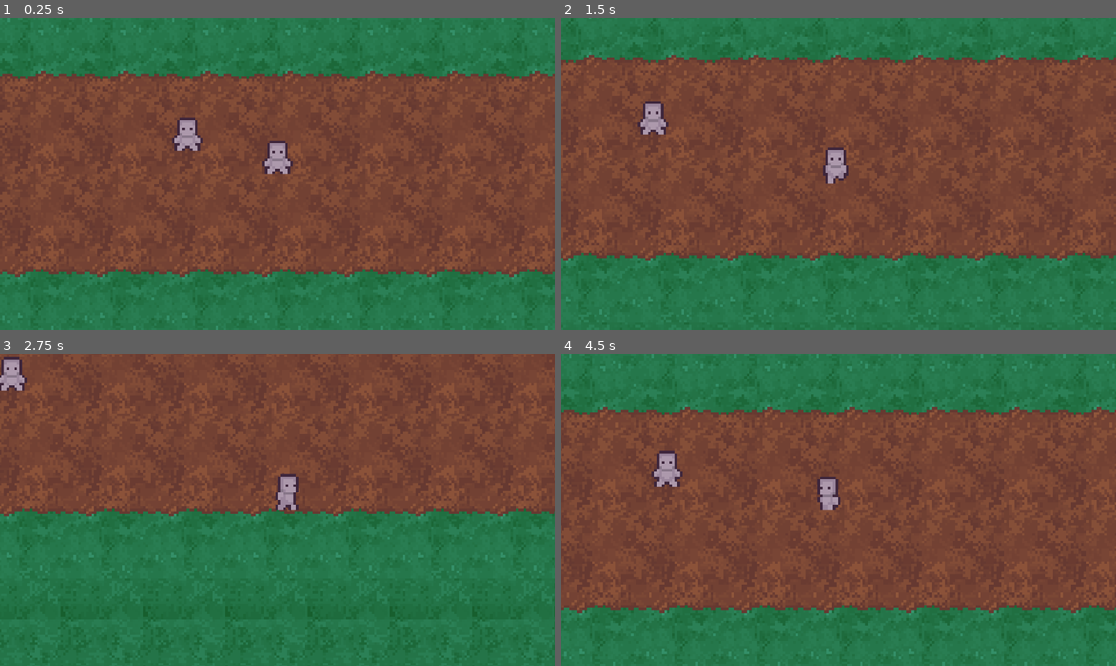
Above: before the commit, frames 1-4 (two rows, left to right).
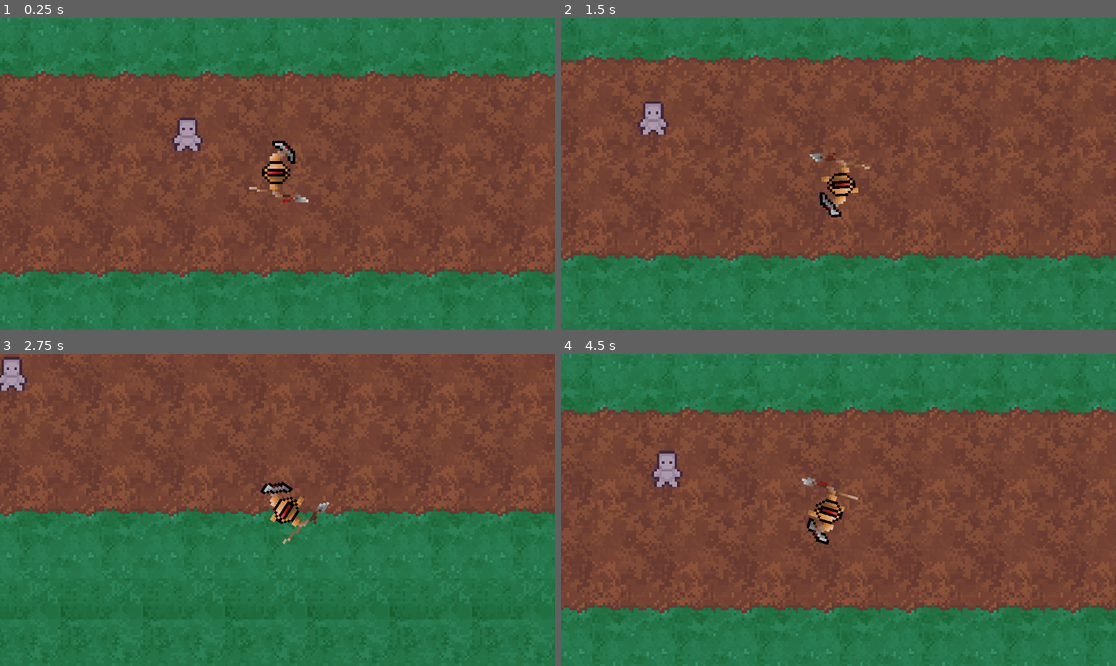
Above: after the commit, the same moments.

Repository: BDesro/Pantheon-CHP
Game: Godot game, scene res://scenes/game_scene.tscn
Two runs of this game, one before a commit and one after it. Both use one fixed random seed, a clock stepped at 60 frames per second and the inputs below.
Inputs (mouse positions are in pixels of both pictures, inside the frame that each line leads up to):
- Up to frame 1 (0.25 s): no input
- Up to frame 2 (1.5 s): move the mouse to (960, 158) at 0.52 s; hold D (move_right) 0.53-1.28 s; tap Q (all_in_ability) at 0.6 s; click (960, 158) at 0.67 s; move the mouse to (727, 189) at 1.27 s; hold S (move_down, bound only before the commit) from 1.28 s (still down); tap Space (dash_dodge) at 1.35 s; click (727, 189) at 1.42 s
- Up to frame 3 (2.75 s): move the mouse to (333, 441) at 2.02 s; release S (move_down, bound only before the commit) at 2.03 s; hold D (move_right) from 2.03 s (still down); tap E (defense_ability) at 2.1 s; click (333, 441) at 2.17 s
- Up to frame 4 (4.5 s): move the mouse to (810, 572) at 2.77 s; release D (move_right) at 2.78 s; hold W (move_up, bound only before the commit) 2.78-3.53 s; tap Shift (offense_ability) at 2.85 s; click (810, 572) at 2.92 s; move the mouse to (1005, 556) at 3.52 s; hold A (move_left) from 3.53 s (still down); click (1005, 556) at 3.6 s; move the mouse to (672, 463) at 4.27 s; right-click (672, 463) at 4.35 s; click (672, 463) at 4.42 s

The runs differ from the first frame. In frame 1, 0.7% of the frame differs, in the area x 44-56%, y 39-60%; in frame 2, 1.0%, in the area x 44-56%, y 41-64%; in frame 3, 0.9%; in frame 4, 0.9%.

Commit message:
Added Soldier Idle and Walk Animations, integrated them
Overrode Character script for Soldier

Updated Player.gd to properly follow user input regarding Soldier (and subsequent Characters)

Diff:
--- a/project.godot
+++ b/project.godot
@@ -34,13 +34,13 @@
 , Object(InputEventKey,"resource_local_to_scene":false,"resource_name":"","device":-1,"window_id":0,"alt_pressed":false …(186 unchanged characters)…
 ]
 }
-move_up={
+move_forward={
 "deadzone": 0.5,
 "events": [Object(InputEventKey,"resource_local_to_scene":false,"resource_name":"","device":-1,"window_id":0,"alt_press …(192 unchanged characters)…
 , Object(InputEventKey,"resource_local_to_scene":false,"resource_name":"","device":-1,"window_id":0,"alt_pressed":false …(186 unchanged characters)…
 ]
 }
-move_down={
+move_backward={
 "deadzone": 0.5,
 "events": [Object(InputEventKey,"resource_local_to_scene":false,"resource_name":"","device":-1,"window_id":0,"alt_press …(192 unchanged characters)…
 , Object(InputEventKey,"resource_local_to_scene":false,"resource_name":"","device":-1,"window_id":0,"alt_pressed":false …(186 unchanged characters)…
--- a/scenes/Characters/Character.tscn
+++ b/scenes/Characters/Character.tscn
@@ -150,11 +150,11 @@
 height = 14.0
 
 [sub_resource type="CapsuleShape2D" id="CapsuleShape2D_ykg02"]
-radius = 4.0
-height = 14.0
+radius = 9.52381
+height = 30.4762
 
 [sub_resource type="RectangleShape2D" id="RectangleShape2D_xefnp"]
-size = Vector2(16, 6)
+size = Vector2(6.90095, 3.88999)
 
 [node name="Character" type="CharacterBody2D"]
 script = ExtResource("1_ak385")
--- /dev/null
+++ b/scenes/characters/soldier.gd
@@ -0,0 +1,11 @@
+extends Character
+class_name Soldier
+
+func _process(_delta):
+	handle_animations()
+
+func handle_animations():
+	if velocity.x != 0 or velocity.y != 0:
+		sprite.play("walk")
+	else:
+		sprite.play("idle")
--- a/scenes/characters/soldier.tscn
+++ b/scenes/characters/soldier.tscn
@@ -1,5 +1,115 @@
-[gd_scene load_steps=2 format=3 uid="uid://bknghk8cirprn"]
+[gd_scene load_steps=16 format=3 uid="uid://bknghk8cirprn"]
 
 [ext_resource type="PackedScene" uid="uid://b8t51qj22uqqy" path="res://scenes/characters/character.tscn" id="1_xnsdv"]
+[ext_resource type="Script" path="res://scenes/characters/soldier.gd" id="2_vhpbb"]
+[ext_resource type="Texture2D" uid="uid://ddlexxqbx2qk6" path="res://assets/Pantheon_Soldier.png" id="3_sl41k"]
+
+[sub_resource type="AtlasTexture" id="AtlasTexture_ytu6a"]
+atlas = ExtResource("3_sl41k")
+region = Rect2(0, 0, 32, 32)
+
+[sub_resource type="AtlasTexture" id="AtlasTexture_8j8li"]
+atlas = ExtResource("3_sl41k")
+region = Rect2(32, 0, 32, 32)
+
+[sub_resource type="AtlasTexture" id="AtlasTexture_yvqjf"]
+atlas = ExtResource("3_sl41k")
+region = Rect2(64, 0, 32, 32)
+
+[sub_resource type="AtlasTexture" id="AtlasTexture_8648j"]
+atlas = ExtResource("3_sl41k")
+region = Rect2(96, 0, 32, 32)
+
+[sub_resource type="AtlasTexture" id="AtlasTexture_pc3ju"]
+atlas = ExtResource("3_sl41k")
+region = Rect2(0, 32, 32, 32)
+
+[sub_resource type="AtlasTexture" id="AtlasTexture_q33kw"]
+atlas = ExtResource("3_sl41k")
+region = Rect2(32, 32, 32, 32)
+
+[sub_resource type="AtlasTexture" id="AtlasTexture_k3jqy"]
+atlas = ExtResource("3_sl41k")
+region = Rect2(64, 32, 32, 32)
+
+[sub_resource type="AtlasTexture" id="AtlasTexture_t7mev"]
+atlas = ExtResource("3_sl41k")
+region = Rect2(96, 32, 32, 32)
+
+[sub_resource type="AtlasTexture" id="AtlasTexture_okmdg"]
+atlas = ExtResource("3_sl41k")
+region = Rect2(0, 64, 32, 32)
+
+[sub_resource type="AtlasTexture" id="AtlasTexture_diyql"]
+atlas = ExtResource("3_sl41k")
+region = Rect2(32, 64, 32, 32)
+
+[sub_resource type="SpriteFrames" id="SpriteFrames_a2u5u"]
+animations = [{
+"frames": [{
+"duration": 1.0,
+"texture": SubResource("AtlasTexture_ytu6a")
+}, {
+"duration": 1.0,
+"texture": SubResource("AtlasTexture_8j8li")
+}, {
+"duration": 1.0,
+"texture": SubResource("AtlasTexture_yvqjf")
+}, {
+"duration": 1.0,
+"texture": SubResource("AtlasTexture_8648j")
+}],
+"loop": true,
+"name": &"idle",
+"speed": 5.0
+}, {
+"frames": [{
+"duration": 1.0,
+"texture": SubResource("AtlasTexture_pc3ju")
+}, {
+"duration": 1.0,
+"texture": SubResource("AtlasTexture_q33kw")
+}, {
+"duration": 1.0,
+"texture": SubResource("AtlasTexture_k3jqy")
+}, {
+"duration": 1.0,
+"texture": SubResource("AtlasTexture_t7mev")
+}, {
+"duration": 1.0,
+"texture": SubResource("AtlasTexture_okmdg")
+}, {
+"duration": 1.0,
+"texture": SubResource("AtlasTexture_diyql")
+}],
+"loop": true,
+"name": &"walk",
+"speed": 5.0
+}]
+
+[sub_resource type="CapsuleShape2D" id="CapsuleShape2D_126kl"]
+height = 30.4762
 
 [node name="Soldier" instance=ExtResource("1_xnsdv")]
+script = ExtResource("2_vhpbb")
+
+[node name="Sprite" parent="." index="0"]
+position = Vector2(-1, 0)
+sprite_frames = SubResource("SpriteFrames_a2u5u")
+animation = &"idle"
+autoplay = "idle"
+
+[node name="CollisionShape2D" parent="." index="2"]
+position = Vector2(-1, -1.19209e-07)
+rotation = 1.5708
+scale = Vector2(0.525, 0.525)
+shape = SubResource("CapsuleShape2D_126kl")
+
+[node name="HurtboxArea" parent="Hurtbox" index="0"]
+position = Vector2(-1, 1.43051e-06)
+rotation = 1.5708
+scale = Vector2(0.525, 0.525)
+
+[node name="CollisionShape2D" parent="AttackArea" index="0"]
+position = Vector2(9.42633, -9.63488)
+rotation = 1.67552
--- a/scripts/character.gd
+++ b/scripts/character.gd
@@ -50,6 +50,10 @@
 	print("primary used")
 
 func move_unit(desired_direction: Vector2):
+	# Normalize diagonal movement
+	if desired_direction.length() > 0:
+		desired_direction = desired_direction.normalized()
+
 	velocity = desired_direction * speed
 	move_and_slide()
 
--- a/scripts/player.gd
+++ b/scripts/player.gd
@@ -18,8 +18,29 @@
 	if not character:
 		return
 
+	# Point character toward mouse
+	var mouse_position = get_global_mouse_position()
+	var direction = (mouse_position - character.global_position).normalized()
+
+	character.rotation = direction.angle() + PI / 2
+
+	#var right_direction = direction.rotated(PI / 2)  # Perpendicular for strafing
+#
+	## Get input vector
+	#var input_vector = Vector2.ZERO
+	#if Input.is_action_pressed("move_forward"):  # "W" moves toward the mouse
+		#input_vector += direction
+	#if Input.is_action_pressed("move_backward"):  # "S" moves opposite the mouse
+		#input_vector -= direction
+	#if Input.is_action_pressed("move_left"):  # "A" strafes left
+		#input_vector -= right_direction
+	#if Input.is_action_pressed("move_right"):  # "D" strafes right
+		#input_vector += right_direction
+	#
+	#character.move_unit(input_vector)
+
 	# Basic movement
-	var input_direction = Input.get_vector("move_left", "move_right", "move_up", "move_down")
+	var input_direction = Input.get_vector("move_left", "move_right", "move_forward", "move_backward")
 	character.move_unit(input_direction)
 	camera.global_position = character.global_position
 
@@ -36,8 +57,8 @@
 	var actions = [
 		["move_right", KEY_D],
 		["move_left", KEY_A],
-		["move_up", KEY_W],
-		["move_down", KEY_S],
+		["move_forward", KEY_W],
+		["move_backward", KEY_S],
 		["primary", MOUSE_BUTTON_LEFT],
 		["secondary", MOUSE_BUTTON_RIGHT],
 		["dash_dodge", KEY_SPACE],
Binary file added: assets/Pantheon_Soldier.png
Not shown, added: assets/Pantheon_Soldier.png.import
